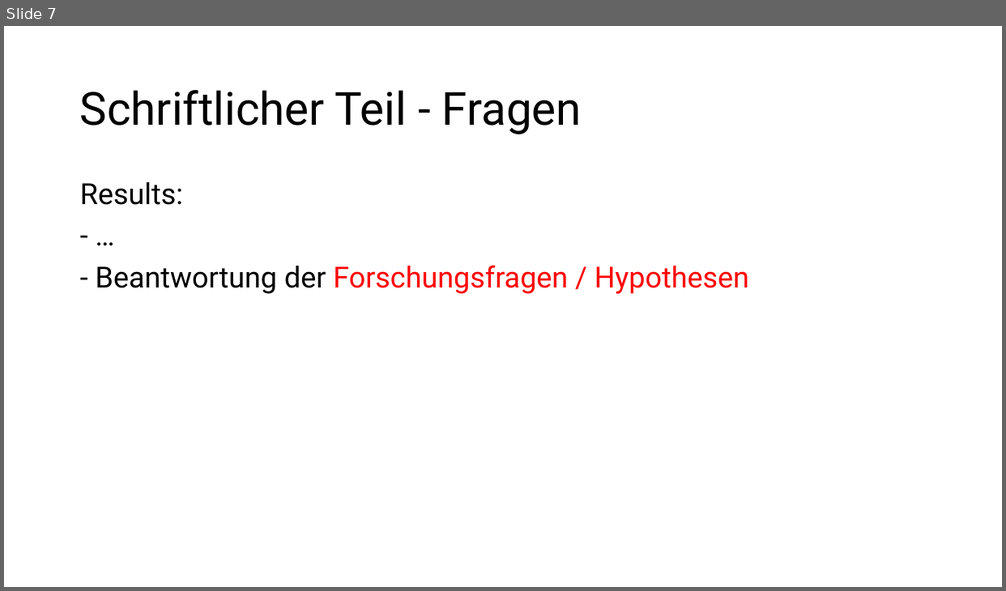
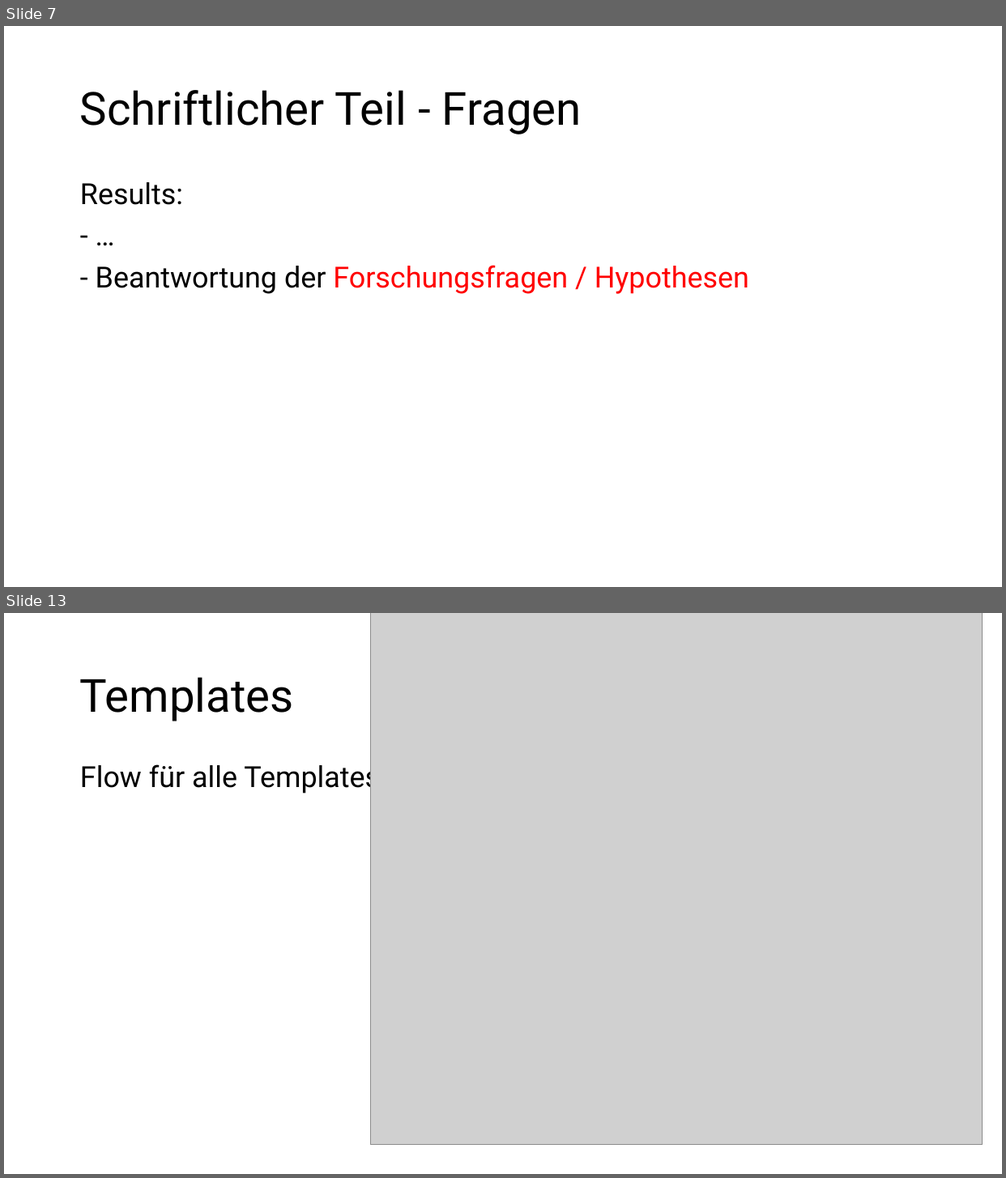
Before and after one commit to domi-cmd/Reference_Application_for_OWASP_MASTG, a slide deck: dev_documents/meetings/meeting_08/meeting_08.pptx. Shown one above the other, each under a label of ours: slide 7 before the commit, slides 7 and 13 after it; the slides between them are not shown. The pictures are 1006x591 and 1006x1178 pixels, drawn with LibreOffice and Linux fonts; fonts in the diff are those of the drawing; grey boxes stand for pictures. Boxes give left, top, right and bottom in pixels: in the first picture for what was removed or moved away, otherwise in the second. Text is boxed around its words. In the diff, an @@ line names an element or a change of style, - is before the commit and + after.

Commit message:
Added finished powerpoint and related images to designated folder for meeting 08

```diff
--- a/dev_documents/meetings/meeting_08/meeting_08.pptx
+++ b/dev_documents/meetings/meeting_08/meeting_08.pptx
@@ slide 13 added at (4,613,1002,1174), background #FFFFFF @@
@@ picture added at (371,613,982,1144) @@
@@ title added at (80,677,294,722), 44 pt, text #000000 @@
+Templates
@@ text added at (80,760,380,794), 28 pt, text #000000 @@
+Flow für alle Templates
```
Also in this commit, not shown: 1 slide changed, 14 other slides added, 5 other files.
